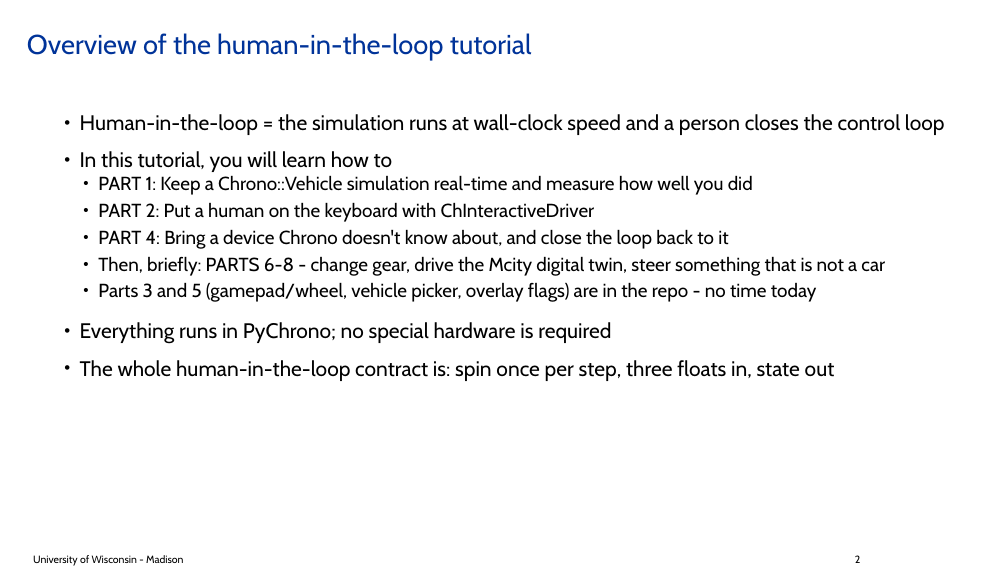
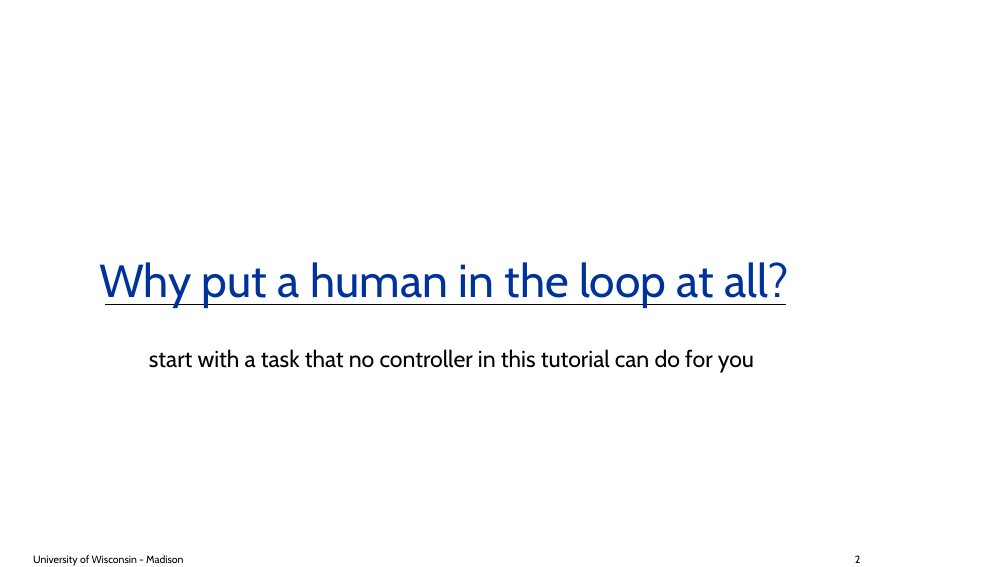
Before and after one commit to ksha23/chrono-hil-tutorial, a slide deck: slide 2 of tutorial_HIL_driver.pptx. Drawn at 1008x567 pixels with LibreOffice and Linux fonts; fonts in the diff are those of the drawing; background and template pictures are left out. Boxes give left, top, right and bottom in pixels: in the first picture for what was removed or moved away, otherwise in the second. Text is boxed around its words. In the diff, an @@ line names an element or a change of style, - is before the commit and + after.

```diff
--- a/tutorial_HIL_driver.pptx
+++ b/tutorial_HIL_driver.pptx
@@ title "Why put a human in ..." at (99, 262, 789, 308): vertical alignment middle to bottom @@
@@ title at (99, 262, 789, 308): text changed; size 26 to 44 pt @@
-Overview of the human-in-the-loop tutorial
+Why put a human in the loop at all?
@@ line added from (105, 305) to (786, 305), #000000 0.79 pt @@
@@ text at (149, 349, 754, 373): text changed; size 18 to 22 pt @@
-• Human-in-the-loop = the simulation runs at wall-clock speed and a person closes the control loop
-• In this tutorial, you will learn how to
-  • PART 1: Keep a Chrono::Vehicle simulation real-time and measure how well you did
-  • PART 2: Put a human on the keyboard with ChInteractiveDriver
-  • PART 4: Bring a device Chrono doesn't know about, and close the loop back to it
-  • Then, briefly: PARTS 6-8 - change gear, drive the Mcity digital twin, steer something that is not a car
-  • Parts 3 and 5 (gamepad/wheel, vehicle picker, overlay flags) are in the repo - no time today
-• Everything runs in PyChrono; no special hardware is required
-• The whole human-in-the-loop contract is: spin once per step, three floats in, state out
+start with a task that no controller in this tutorial can do for you
```
Also in this commit, not shown: 19 other slides changed, 4 slides added, 9 slides removed, 11 other files.
